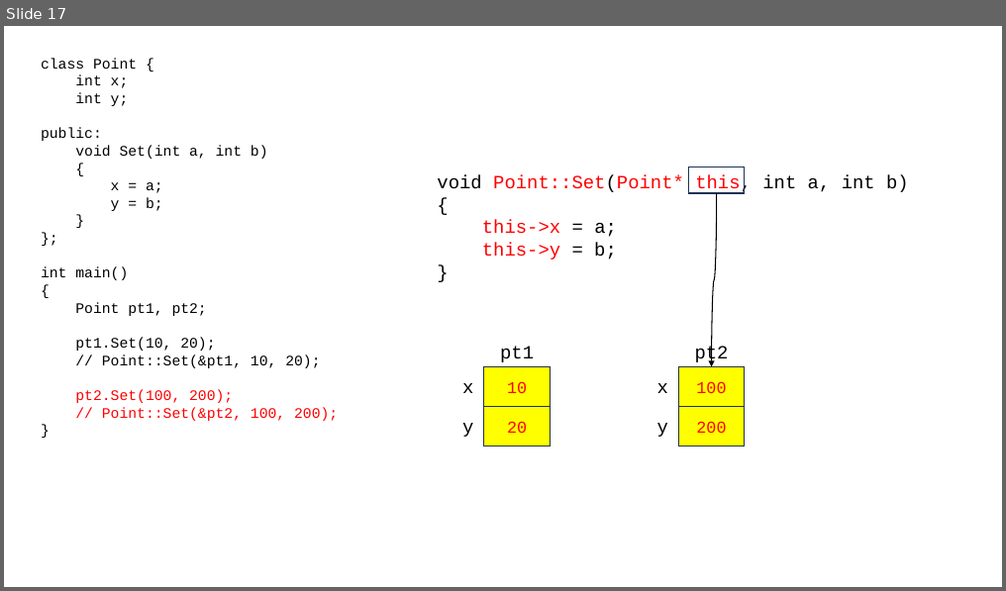
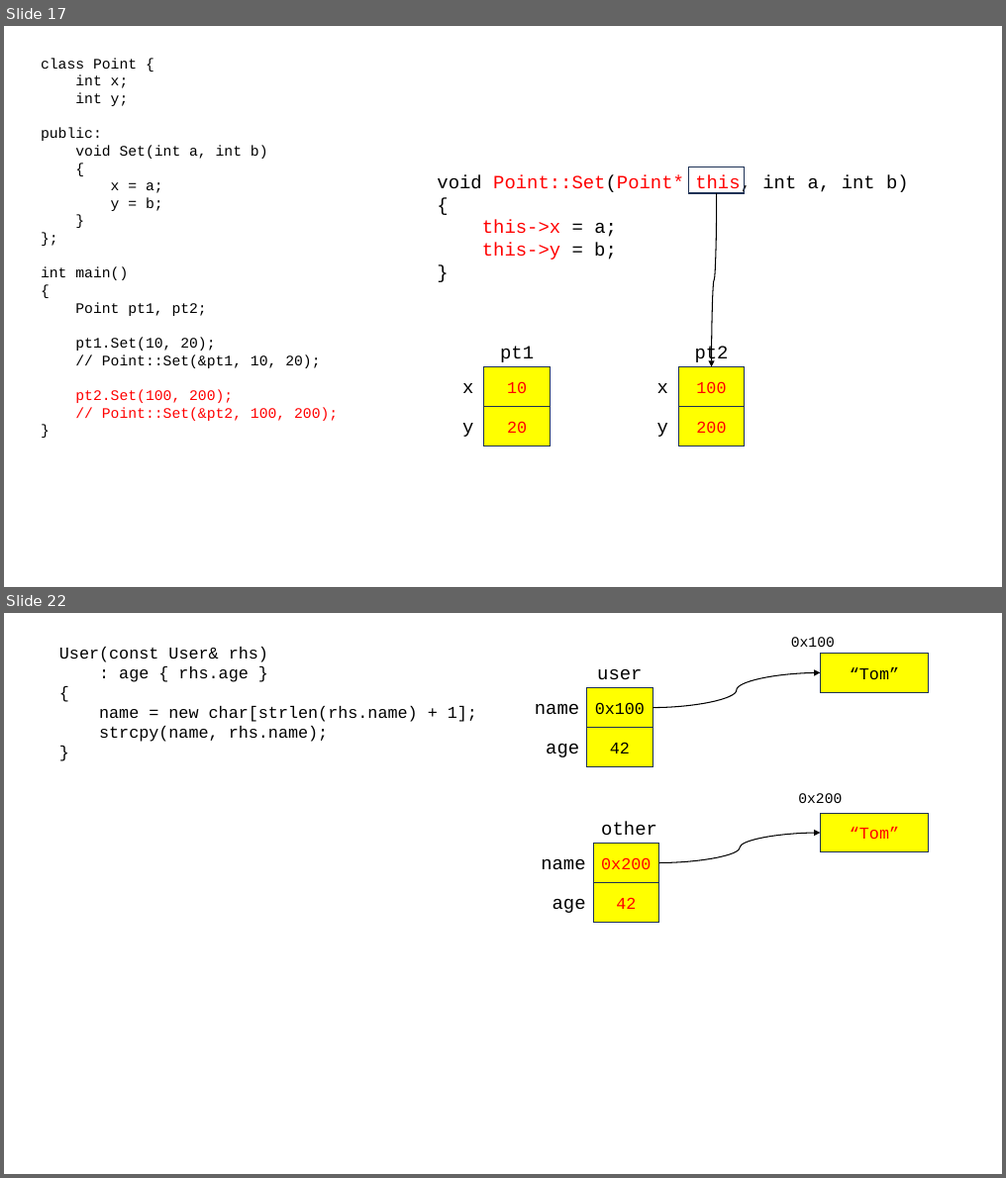
Before and after one commit to rlaxodnd98/SWIP77, a slide deck: cpp_230824.pptx. Shown one above the other, each under a label of ours: slide 17 before the commit, slides 17 and 22 after it; the slides between them are not shown. The pictures are 1006x591 and 1006x1178 pixels, drawn with LibreOffice and Linux fonts; fonts in the diff are those of the drawing. Boxes give left, top, right and bottom in pixels: in the first picture for what was removed or moved away, otherwise in the second. Text is boxed around its words. In the diff, an @@ line names an element or a change of style, - is before the commit and + after.

```diff
--- a/cpp_230824.pptx
+++ b/cpp_230824.pptx
@@ slide 22 added at [4, 613, 1002, 1174], background #FFFFFF @@
@@ text added at [791, 637, 835, 647], 14 pt, text #000000 @@
+0x100
@@ text added at [59, 647, 477, 742], 16 pt, text #000000 @@
+User(const User& rhs)
+: age { rhs.age }
+{
+name = new char[strlen(rhs.name) + 1];
+strcpy(name, rhs.name);
+}
@@ text added at [597, 669, 642, 680], 18 pt, text #000000 @@
+user
@@ rectangle added at [821, 654, 929, 693], fill #FFFF00, outline #1E3256 1 pt, 16 pt, text #000000 @@
+“Tom”
@@ rectangle added at [587, 688, 653, 728], fill #FFFF00, outline #1E3256 1 pt, 16 pt, text #000000 @@
+0x100
@@ curved arrow added from (653, 707) to (821, 672), #000000 1 pt @@
@@ text added at [535, 704, 579, 715], 18 pt, text #000000 @@
+name
@@ rectangle added at [587, 728, 653, 767], fill #FFFF00, outline #1E3256 1 pt, 16 pt, text #000000 @@
+42
@@ text added at [546, 744, 579, 758], 18 pt, text #000000 @@
+age
@@ text added at [798, 793, 842, 803], 14 pt, text #000000 @@
+0x200
@@ rectangle added at [821, 813, 929, 853], fill #FFFF00, outline #1E3256 1 pt, 16 pt, text #FF0000 @@
+“Tom”
@@ rectangle added at [593, 844, 659, 883], fill #FFFF00, outline #1E3256 1 pt, 16 pt, text #FF0000 @@
+0x200
@@ text added at [601, 822, 657, 836], 18 pt, text #000000 @@
+other
@@ curved arrow added from (659, 863) to (821, 833), #000000 1 pt @@
@@ text added at [541, 860, 585, 869], 18 pt, text #000000 @@
+name
@@ text added at [552, 899, 586, 913], 18 pt, text #000000 @@
+age
@@ rectangle added at [593, 882, 659, 922], fill #FFFF00, outline #1E3256 1 pt, 16 pt, text #FF0000 @@
+42
```
Also in this commit, not shown: 4 other slides added, 2 other files.
